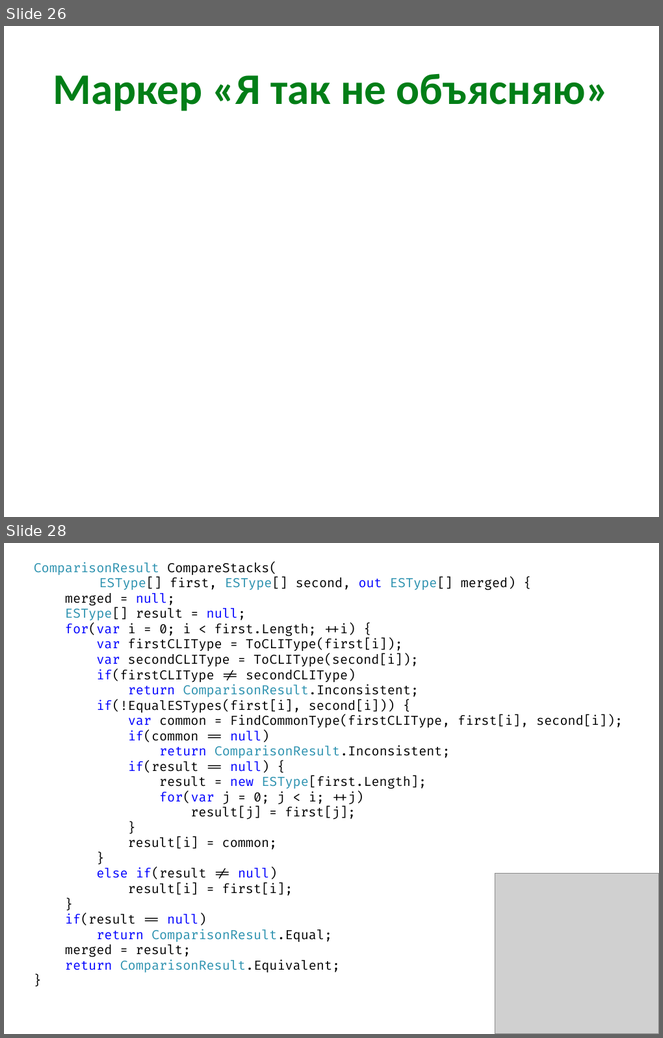
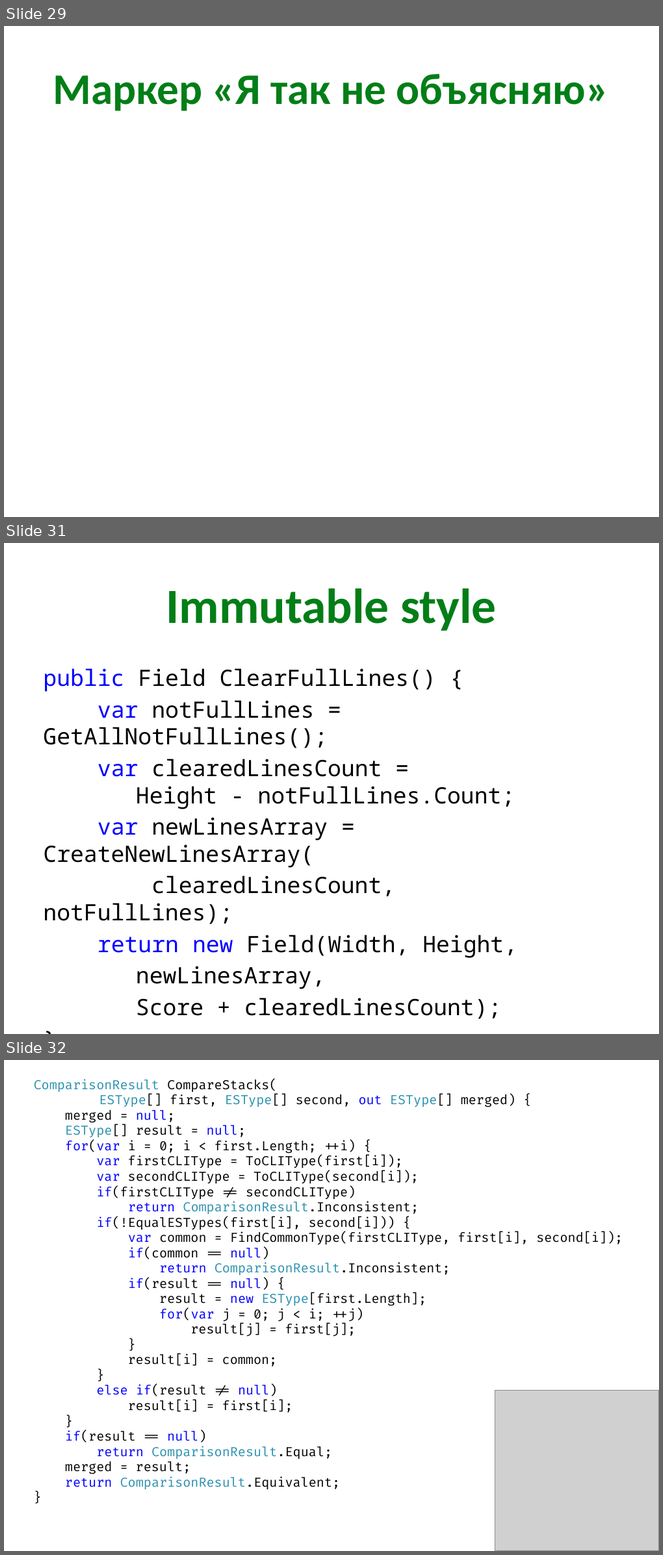
Before and after one commit to kontur-courses/clean-code, a slide deck: CleanCode.pptx. Shown one above the other, each under a label of ours: slides 26 and 28 before the commit, slides 29, 31 and 32 after it; the slides between them are not shown. The pictures are 663x1038 and 663x1555 pixels, drawn with LibreOffice and Linux fonts; fonts in the diff are those of the drawing; grey boxes stand for pictures. Boxes give left, top, right and bottom in pixels: in the first picture for what was removed or moved away, otherwise in the second. Text is boxed around its words. In the diff, an @@ line names an element or a change of style, - is before the commit and + after.

```diff
--- a/CleanCode.pptx
+++ b/CleanCode.pptx
@@ slide 31 added at <box>4,543,659,1034</box>, background #FFFFFF @@
@@ title added at <box>166,589,497,631</box>, 54 pt, text #027E17, bold @@
+Immutable style
@@ text added at <box>43,668,518,990</box>, 24.8 pt, text #000000 @@
+public Field ClearFullLines() {
+var notFullLines = GetAllNotFullLines();
+var clearedLinesCount =
+Height - notFullLines.Count;
+var newLinesArray = CreateNewLinesArray(
+clearedLinesCount, notFullLines);
+return new Field(Width, Height,
+newLinesArray,
+Score + clearedLinesCount);
+}
@@ what was slide 26 is now slide 29 @@
@@ what was slide 28 is now slide 32 @@
```
Also in this commit, not shown: 4 slides changed, 4 other slides added.
